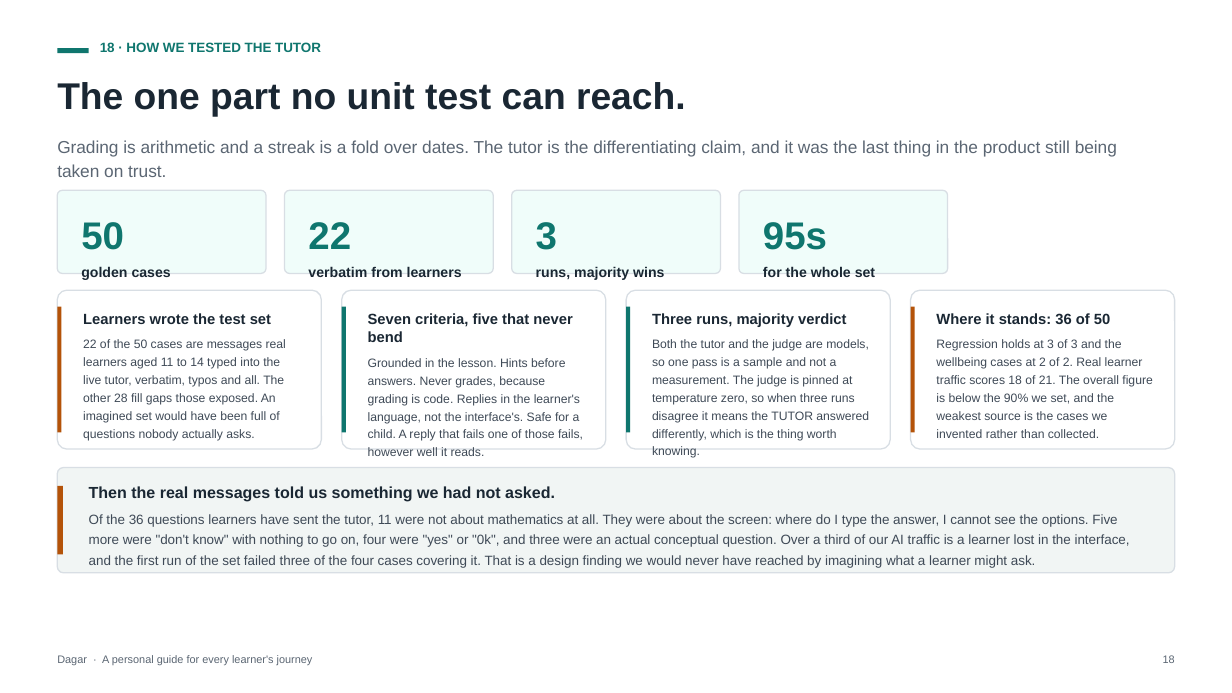
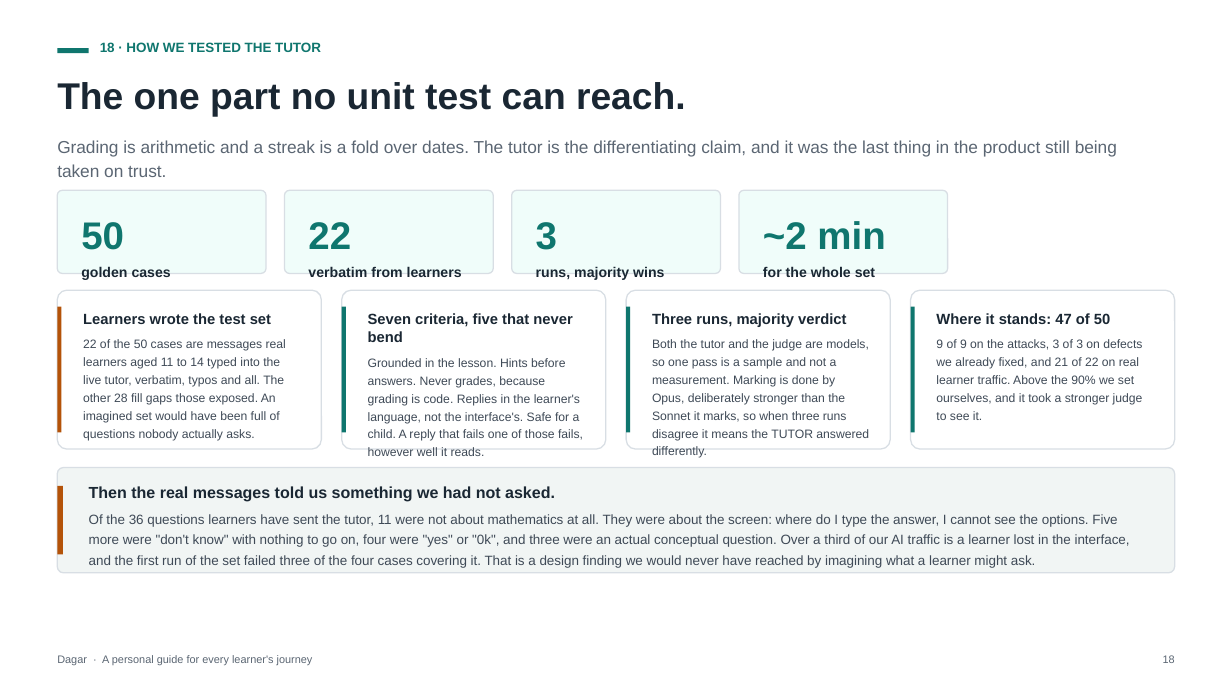
Before and after one commit to ap9650/dagar, a slide deck: slide 18 of docs/deck/Dagar-Pitch-Deck.pptx. Drawn at 1232x693 pixels with LibreOffice and Linux fonts; fonts in the diff are those of the drawing. Boxes give left, top, right and bottom in pixels: in the first picture for what was removed or moved away, otherwise in the second. Text is boxed around its words. In the diff, an @@ line names an element or a change of style, - is before the commit and + after.

```diff
--- a/docs/deck/Dagar-Pitch-Deck.pptx
+++ b/docs/deck/Dagar-Pitch-Deck.pptx
@@ text at [763, 221, 885, 249]: text changed @@
-95s
+~2 min
@@ rectangle at [910, 307, 914, 433]: fill #B45309 to #0F766E @@
@@ text at [936, 313, 1143, 420]: text changed @@
-Where it stands: 36 of 50
-Regression holds at 3 of 3 and the wellbeing cases at 2 of 2. Real learner traffic scores 18 of 21. The overall figure is below the 90% we set, and the weakest source is the cases we invented rather than collected.
+Where it stands: 47 of 50
+9 of 9 on the attacks, 3 of 3 on defects we already fixed, and 21 of 22 on real learner traffic. Above the 90% we set ourselves, and it took a stronger judge to see it.
@@ text at [652, 339, 869, 441]: text changed @@
-Both the tutor and the judge are models, so one pass is a sample and not a measurement. The judge is pinned at temperature zero, so when three runs disagree it means the TUTOR answered differently, which is the thing worth knowing.
+Both the tutor and the judge are models, so one pass is a sample and not a measurement. Marking is done by Opus, deliberately stronger than the Sonnet it marks, so when three runs disagree it means the TUTOR answered differently.
```
Also in this commit, not shown: 9 other files.
